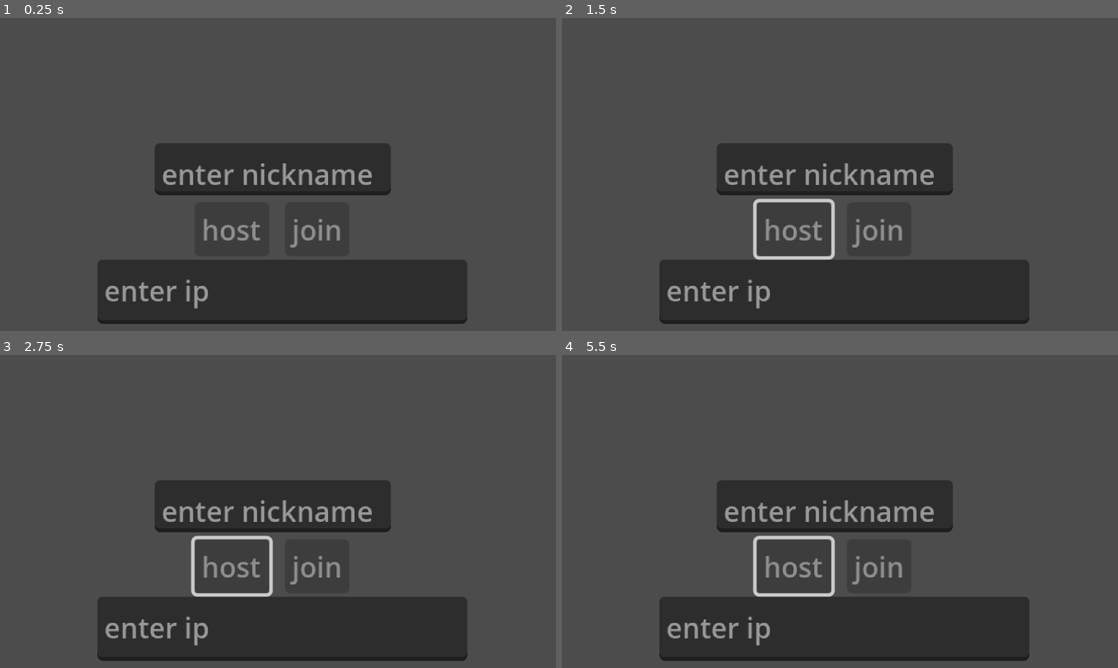
Above: before the commit, frames 1-4 (two rows, left to right).
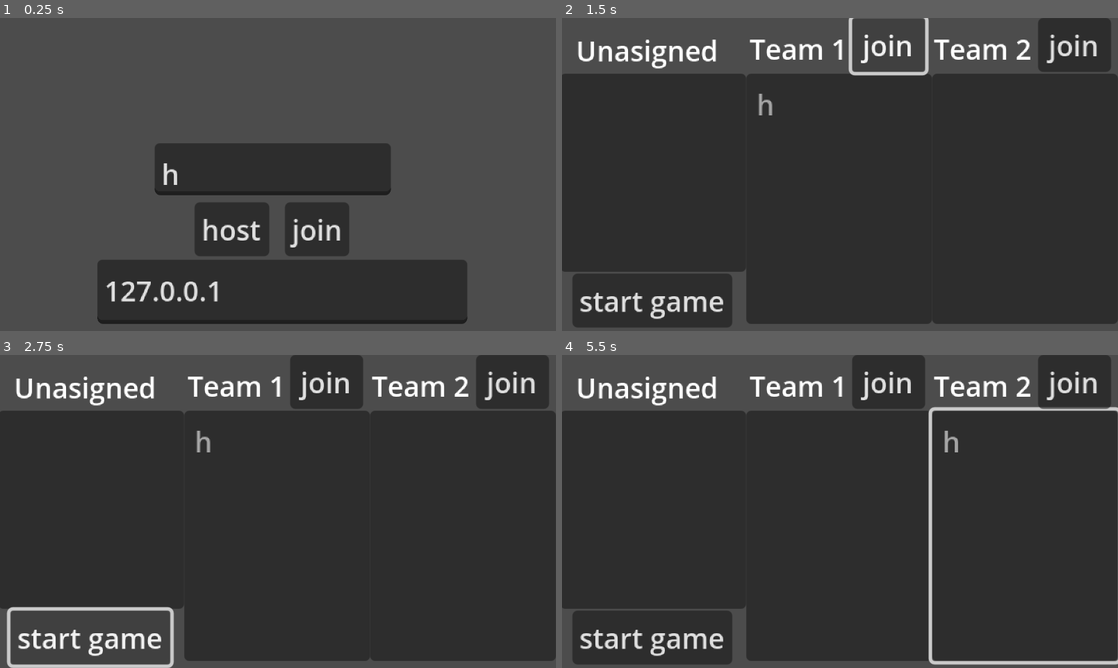
Above: after the commit, the same moments.

Repository: sirgladshoes/space-RTS-take2
Game: Godot game, scene res://scenes/major/join_menu.tscn
Two runs of this game, one before a commit and one after it. Both use one fixed random seed, a clock stepped at 60 frames per second and the inputs below.
Inputs (mouse positions are in pixels of both pictures, inside the frame that each line leads up to):
- Up to frame 1 (0.25 s): no input
- Up to frame 2 (1.5 s): click (795, 230) at 0.5 s, where only the run after the commit has a clickable "host"; click (890, 46) at 1.25 s, where only the run after the commit has a clickable "join"
- Up to frame 3 (2.75 s): click (88, 636) at 2 s, where only the run after the commit has a clickable "start game"
- Up to frame 4 (5.5 s): click (650, 636) at 2.75 s, where only the run after the commit has a clickable "start game"; click (650, 636) at 3.5 s, where only the run after the commit has a clickable "start game"; click (1073, 383) at 4.25 s, where only the run after the commit has a clickable "join"; move the mouse to (962, 495) at 5.02 s; hold Right mouse button (command) from 5.03 s (still down); click (962, 495) at 5.3 s

The runs differ from the first frame. In frame 1, 2.3% of the frame differs, in the area x 18-67%, y 46-93%; in frame 2, 62%; in frame 3, 62%; in frame 4, 64%, in the area x 0-100%, y 0-99%.

Commit message:
early drafft finnished

Diff:
--- a/scenes/major/game.tscn
+++ b/scenes/major/game.tscn
@@ -1,5 +1,6 @@
-[gd_scene load_steps=9 format=3 uid="uid://cxew7m7a508m0"]
+[gd_scene load_steps=10 format=3 uid="uid://cxew7m7a508m0"]
 
+[ext_resource type="Script" uid="uid://dwomhwq62g33n" path="res://scripts/game.gd" id="1_3ij4o"]
 [ext_resource type="Script" uid="uid://bxfrmf651q2qn" path="res://scripts/camera_2d.gd" id="1_eol46"]
 [ext_resource type="Script" uid="uid://drk72iaypq6j3" path="res://scripts/command_logic/command_manager.gd" id="2_hxf35"]
 [ext_resource type="Script" uid="uid://5lponkkbtih4" path="res://scripts/networking/host.gd" id="3_t62rd"]
@@ -15,6 +16,7 @@
 glow_hdr_scale = 0.0
 
 [node name="main" type="Node2D"]
+script = ExtResource("1_3ij4o")
 
 [node name="Camera2D" type="Camera2D" parent="."]
 zoom = Vector2(0.1, 0.1)
@@ -38,6 +40,7 @@
 command_giver = NodePath("../command_manager")
 
 [node name="Control" type="Control" parent="."]
+visible = false
 layout_mode = 3
 anchors_preset = 0
 offset_left = -1600.0
--- a/scenes/major/join_menu.tscn
+++ b/scenes/major/join_menu.tscn
@@ -13,7 +13,6 @@
 offset_top = 106.0
 offset_right = 201.0
 offset_bottom = 137.0
-disabled = true
 text = "join
 "
 
@@ -23,7 +22,6 @@
 offset_top = 106.0
 offset_right = 155.0
 offset_bottom = 137.0
-disabled = true
 text = "host"
 
 [node name="ip" type="TextEdit" parent="."]
@@ -32,6 +30,7 @@
 offset_top = 139.0
 offset_right = 269.0
 offset_bottom = 176.0
+text = "127.0.0.1"
 placeholder_text = "enter ip"
 
 [node name="nickname" type="TextEdit" parent="."]
@@ -40,6 +39,7 @@
 offset_top = 72.0
 offset_right = 225.0
 offset_bottom = 102.0
+text = "h"
 placeholder_text = "enter nickname"
 
 [connection signal="pressed" from="join" to="." method="_on_join_pressed"]
--- a/scenes/major/lobby.tscn
+++ b/scenes/major/lobby.tscn
@@ -1,6 +1,6 @@
 [gd_scene load_steps=2 format=3 uid="uid://ddl2grxo3kgvt"]
 
-[ext_resource type="Script" uid="uid://blf8u7h08fs43" path="res://scenes/major/lobby.gd" id="1_ohhs4"]
+[ext_resource type="Script" uid="uid://blf8u7h08fs43" path="res://scripts/lobby.gd" id="1_ohhs4"]
 
 [node name="lobby" type="Control"]
 layout_mode = 3
@@ -78,3 +78,4 @@
 
 [connection signal="pressed" from="join team1" to="." method="_on_join_team_1_pressed"]
 [connection signal="pressed" from="join team2" to="." method="_on_join_team_2_pressed"]
+[connection signal="pressed" from="start_game" to="." method="_on_start_game_pressed"]
--- a/scenes/units/mother.tscn
+++ b/scenes/units/mother.tscn
@@ -129,13 +129,15 @@
 
 [node name="turret" parent="." instance=ExtResource("12_rcew8")]
 position = Vector2(0, -54)
+range = 300
 
 [node name="turret2" parent="." instance=ExtResource("12_rcew8")]
 position = Vector2(0, 54)
+range = 300
 
 [node name="damage_reciever" type="Area2D" parent="."]
 script = ExtResource("13_u4bia")
-health = 500
+health = 30
 metadata/_custom_type_script = "uid://d38d3yvigawyg"
 
 [node name="CollisionShape2D" type="CollisionShape2D" parent="damage_reciever"]
@@ -147,4 +149,5 @@
 [connection signal="on_selected" from="selectable" to="selected_ui" method="selected"]
 [connection signal="on_selected" from="selectable" to="outline" method="set_visible" binds= [true]]
 [connection signal="timeout" from="Timer" to="." method="_on_timer_timeout"]
+[connection signal="destroy_object" from="networked_object" to="." method="queue_free"]
 [connection signal="on_death" from="damage_reciever" to="." method="_on_damage_reciever_on_death"]
--- a/scripts/SceneManager.gd
+++ b/scripts/SceneManager.gd
@@ -2,14 +2,23 @@
 
 var current_scene = null
 
-
+func load_menu():
+	current_scene.queue_free()
+	var scene = load("res://scenes/major/join_menu.tscn").instantiate()
+	current_scene = scene
+	get_tree().get_root().add_child(scene)
 
 func load_lobby():
 	current_scene.queue_free()
 	var scene = load("res://scenes/major/lobby.tscn").instantiate()
+	current_scene = scene
 	get_tree().get_root().add_child(scene)
 
-func load_game():
+func load_game(teams: Dictionary):
 	current_scene.queue_free()
 	var scene = load("res://scenes/major/game.tscn").instantiate()
+	current_scene = scene
 	get_tree().get_root().add_child(scene)
+	if teams.has(1):
+		scene.get_node("game_host").teams = teams
+		scene.get_node("command_manager").team = teams[1] as selectable.teams
--- /dev/null
+++ b/scripts/game.gd
@@ -0,0 +1,10 @@
+extends Node2D
+
+
+# Called when the node enters the scene tree for the first time.
+func _ready() -> void:
+	if !Network.is_hosting:
+		get_node("game_host").queue_free()
+		Network.send_client_loaded()
+	else:
+		get_node("game_client").queue_free()
--- a/scenes/major/lobby.gd
+++ b/scripts/lobby.gd
@@ -2,13 +2,24 @@
 
 var lobby_state = {"u": [], "t1": [], "t2": []}
 
+var loaded_players = 0
+
 func _ready() -> void:
+	Network.set_accept_connections(true)
 	Network.recieved_client_nickname.connect(recieved_nickname)
 	Network.recieved_lobby_state.connect(recieved_lobby_state)
 	Network.reasign_team.connect(reassign_team)
+	Network.load_game.connect(load_game)
+	Network.client_loaded.connect(client_loaded)
+	Network.host_disconnected_.connect(host_disconnected)
 	for id in Network.nicknames:
 		lobby_state["u"].append(id)
 		$unasigned.add_item(Network.nicknames[id])
+	if Network.is_hosting:
+		send_state()
+
+func host_disconnected():
+	SceneManager.load_menu()
 
 func recieved_nickname(client: int, nickname: String):
 	lobby_state["u"].append(client)
@@ -17,7 +28,6 @@
 	send_state()
 
 func recieved_lobby_state(state: Dictionary):
-	print(state)
 	$unasigned.clear()
 	for nickname in state["u"]:
 		$unasigned.add_item(nickname)
@@ -68,6 +78,26 @@
 	else:
 		$start_game.disabled = false
 
+func load_game():
+	var teams = {}
+	for player in lobby_state["t1"]:
+		teams[player] = 0
+	for player in lobby_state["t2"]:
+		teams[player] = 1
+	SceneManager.load_game(teams)
+
+func client_loaded(id: int):
+	var team
+	if lobby_state["t1"].has(id):
+		team = 0
+	else:
+		team = 1
+	Network.assign_team(id, team)
+	loaded_players+=1
+
+	if loaded_players == lobby_state["t1"].size() + lobby_state["t2"].size() - 1:
+		load_game()
+
 func _on_join_team_1_pressed() -> void:
 	if Network.is_hosting:
 		reassign_team(1, "t1")
@@ -80,3 +110,8 @@
 		reassign_team(1, "t2")
 	else:
 		Network.send_reasign_team("t2")
+
+
+func _on_start_game_pressed() -> void:
+	Network.set_accept_connections(false)
+	Network.send_load_game()
--- a/scripts/networking/host.gd
+++ b/scripts/networking/host.gd
@@ -18,7 +18,6 @@
 
 	Network.recieved_client_command.connect(give_client_command)
 	Network.make_unit.connect(make_unit)
-	Network.client_connected_.connect(client_connected)
 
 func send_world_state():
 	#temperary
@@ -27,9 +26,6 @@
 
 	Network.send_world_state()
 
-func client_connected(id: int):
-	Network.assign_team(id, selectable.teams.RED)
-	teams[id] = selectable.teams.RED
 
 func give_client_command(from, to, unit_ids, sender):
 	var units = []
@@ -38,7 +34,7 @@
 			continue
 		var networked_obj = Network.networked_objects[unit_id]
 		var unit = networked_obj.get_related_node("selectable")
-		if unit.team != teams[sender]:
+		if unit.team != teams[int(sender)]:
 			print("potential cheater")
 			continue
 		units.append(unit)
@@ -53,6 +49,9 @@
 	elif losing_team == 1:
 		print("team 1 wins")
 
+	Network.send_load_lobby()
+	SceneManager.load_lobby()
+
 #remove later
 func _on_join_pressed() -> void:
 	queue_free()
--- a/scripts/networking/network.gd
+++ b/scripts/networking/network.gd
@@ -31,12 +31,14 @@
 var nicknames = {}
 signal recieved_client_nickname(nickname: String)
 signal reasign_team(id: int, team: String)
+signal client_loaded(id: int)
 
 signal recieved_client_command(from: Vector2, to: Vector2, units: Array[int])
 signal make_unit(template_indx: int, maker_id: int)
 #client
 signal assigned_team(team: int)
 signal recieved_lobby_state(state: Dictionary)
+signal load_game()
 
 
 func _ready() -> void:
@@ -65,6 +67,10 @@
 	multiplayer.peer_connected.connect(client_connected)
 	multiplayer.peer_disconnected.connect(client_disconnected)
 	started_hosting.emit()
+
+func set_accept_connections(value: bool):
+	var peer = multiplayer.get_multiplayer_peer()
+	peer.set_refuse_new_connections(!value)
 
 func destroy_connection() -> void:
 	var peer = OfflineMultiplayerPeer.new()
@@ -110,6 +116,12 @@
 func send_lobby_state(state: Dictionary) -> void:
 	recv_lobby_state.rpc(state)
 
+func send_load_game():
+	recv_load_game.rpc()
+
+func send_load_lobby():
+	recv_load_lobby.rpc()
+
 #client methods
 func get_time_secs() -> float:
 	return float(Time.get_ticks_msec() - time.client_sync_time + time.host_sync_time)/1000
@@ -147,6 +159,9 @@
 
 func send_reasign_team(team: String) -> void:
 	recv_reasign_team.rpc_id(1, team)
+
+func send_client_loaded():
+	recv_client_loaded.rpc_id(1)
 
 #signals
 func client_connected(id: int) -> void:
@@ -215,6 +230,18 @@
 func recv_lobby_state(state: Dictionary) -> void:
 	recieved_lobby_state.emit(state)
 
+@rpc("any_peer", "reliable", "call_local")
+func recv_make_unit(template_indx: int, maker_id: int):
+	make_unit.emit(template_indx, maker_id)
+
+@rpc("reliable")
+func recv_load_game():
+	load_game.emit()
+
+@rpc("reliable")
+func recv_load_lobby():
+	SceneManager.load_lobby()
+
 #server rpcs
 @rpc("any_peer", "reliable")
 func recv_client_clocksync(client_time: int) -> void:
@@ -250,10 +277,10 @@
 
 	recieved_client_command.emit(from, to, units, sender)
 
-@rpc("any_peer", "reliable", "call_local")
-func recv_make_unit(template_indx: int, maker_id: int):
-	make_unit.emit(template_indx, maker_id)
-
-@rpc("any_peer", "reliable")
+@rpc("reliable", "any_peer")
 func recv_reasign_team(team: String):
 	reasign_team.emit(multiplayer.get_remote_sender_id(), team)
+
+@rpc("any_peer", "reliable")
+func recv_client_loaded() -> void:
+	client_loaded.emit(multiplayer.get_remote_sender_id())
--- a/scripts/units/mother.gd
+++ b/scripts/units/mother.gd
@@ -26,11 +26,14 @@
 func _process(delta: float) -> void:
 	$selected_ui.rotation = -rotation
 	$team.frame = 2+$selectable.team
+	if Input.is_action_just_pressed("ui_accept") and team == 0:
+		_on_damage_reciever_on_death()
 
 func _on_timer_timeout() -> void:
 	$inventory.add_resource(inventory.resource_types.TEMP, 1)
 
 
 func _on_damage_reciever_on_death() -> void:
+	$damage_reciever.on_death.disconnect(_on_damage_reciever_on_death)
 	destroyed.emit(team)
 	queue_free()
Not shown, added: scripts/game.gd.uid
Renamed: scenes/major/lobby.gd.uid -> scripts/lobby.gd.uid
